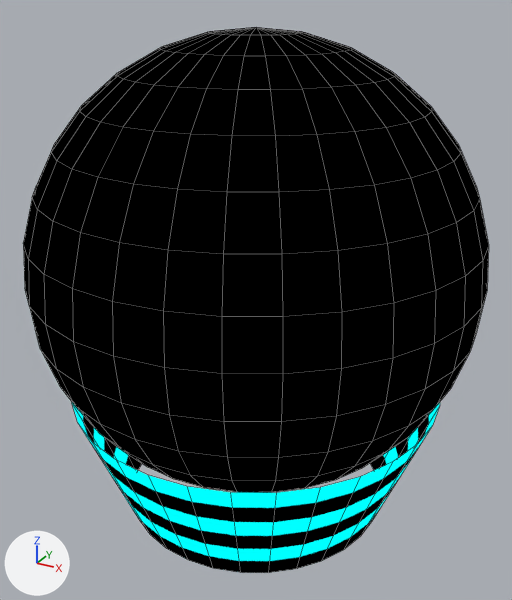
One commit to the Blender file assets/Zib/zib.blend: the scene before it, then after it.
Camera for both pictures: a 50 mm lens placed at (1.52, -2.76, 1.2), pointed at (0.01, -0.03, -0.17). The lights are fixed; the arrows at lower left show +X, +Y and +Z. Mesh edges are drawn as thin lines.

Names of what the first picture shows: 'ZibBodyOutline', 'ZibFloat'.
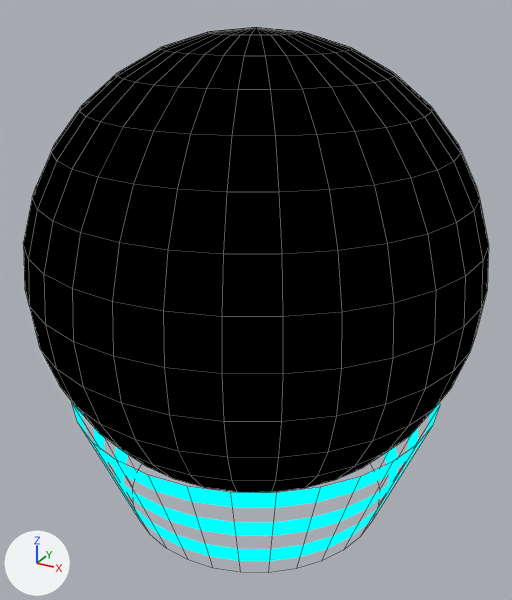
Location of each change, (x1, y1, x2, y2) in pixels of the pictures (512 x 600 px):
'ZibFloat', surface changed: (80, 413, 432, 573) in both

The change, as a diff of the scene's bpy script:
```diff
--- a/assets/Zib/zib.blend.py
+++ b/assets/Zib/zib.blend.py
@@ mat_material_002 @@
 n1 = _N.new('ShaderNodeEmission'); n1.name = 'Emission'
 n0 = _N.new('ShaderNodeOutputMaterial'); n0.name = 'Material Output'
 n2 = _N.new('ShaderNodeTexImage'); n2.name = 'Image Texture'
 n2.image = img_zibfloat_png
-_L.new(n1.outputs[0], n0.inputs[0])  # 'Emission' to 'Surface'
+n3 = _N.new('ShaderNodeBsdfTransparent'); n3.name = 'Transparent BSDF'
+n4 = _N.new('ShaderNodeMixShader'); n4.name = 'Mix Shader'
 _L.new(n2.outputs[0], n1.inputs[0])  # 'Color' to 'Color'
+_L.new(n4.outputs[0], n0.inputs[0])  # 'Shader' to 'Surface'
+_L.new(n2.outputs[1], n4.inputs[0])  # 'Alpha' to 'Factor'
+_L.new(n1.outputs[0], n4.inputs[2])  # 'Emission' to 'Shader'
+_L.new(n3.outputs[0], n4.inputs[1])  # 'BSDF' to 'Shader'
```
